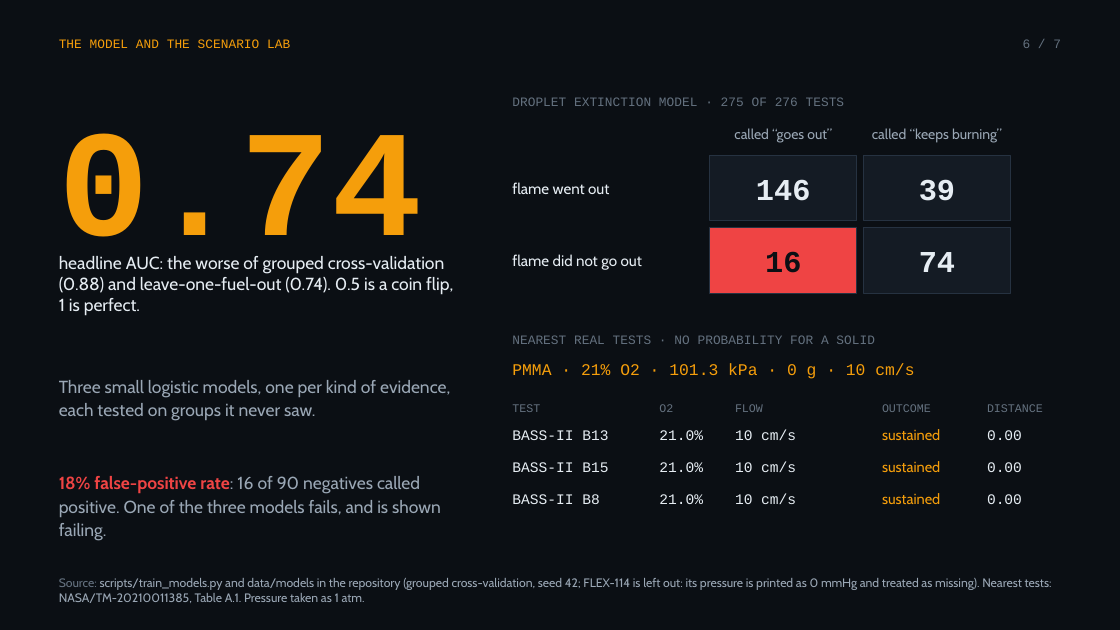
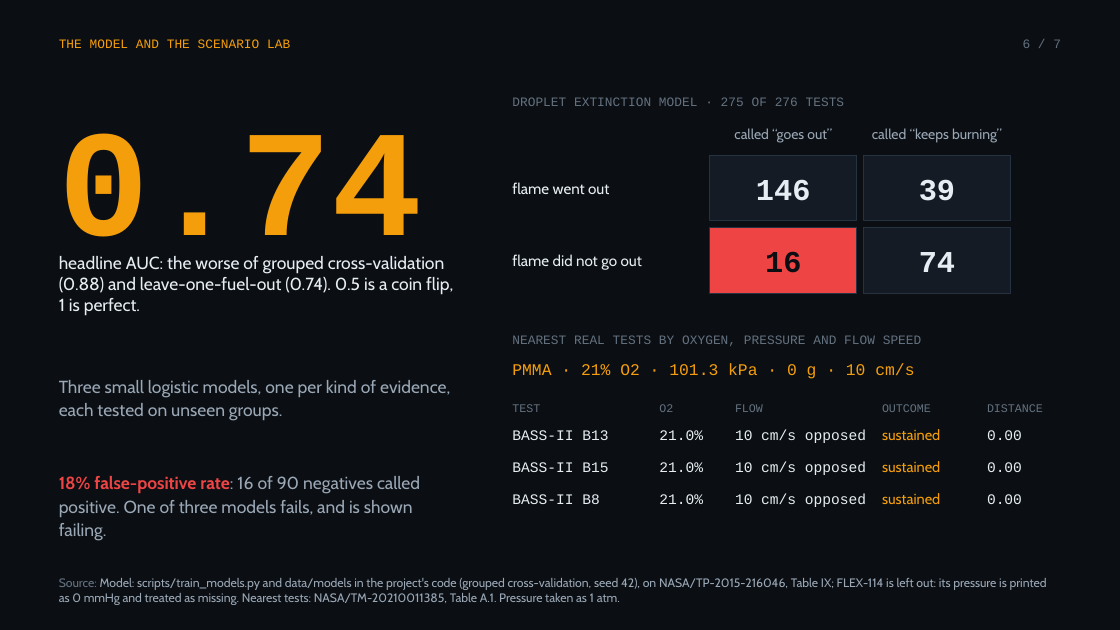
Before and after one commit to ZOGWORK/flamefall-analytics, a slide deck: slide 6 of docs/Flamefall-Analytics-deck.pptx. Drawn at 1120x630 pixels with LibreOffice and Linux fonts; fonts in the diff are those of the drawing. Boxes give left, top, right and bottom in pixels: in the first picture for what was removed or moved away, otherwise in the second. Text is boxed around its words. In the diff, an @@ line names an element or a change of style, - is before the commit and + after.

Commit message:
docs/Flamefall-Analytics-deck.pptx: rebuild with the corrected slides 2, 6 and 7

```diff
--- a/docs/Flamefall-Analytics-deck.pptx
+++ b/docs/Flamefall-Analytics-deck.pptx
@@ text at (512, 335, 922, 346): text changed @@
-NEAREST REAL TESTS · NO PROBABILITY FOR A SOLID
+NEAREST REAL TESTS BY OXYGEN, PRESSURE AND FLOW SPEED
@@ text at (59, 380, 450, 421): text changed @@
-Three small logistic models, one per kind of evidence, each tested on groups it never saw.
+Three small logistic models, one per kind of evidence, each tested on unseen groups.
@@ text at (735, 429, 866, 443): text changed @@
-10 cm/s
+10 cm/s opposed
@@ text at (59, 476, 420, 540): text changed @@
-18% false-positive rate: 16 of 90 negatives called positive. One of the three models fails, and is shown failing.
+18% false-positive rate: 16 of 90 negatives called positive. One of three models fails, and is shown failing.
@@ text at (735, 461, 866, 475): text changed @@
-10 cm/s
+10 cm/s opposed
@@ text at (735, 493, 866, 507): text changed @@
-10 cm/s
+10 cm/s opposed
@@ text at (59, 578, 1047, 605): text changed @@
-Source: scripts/train_models.py and data/models in the repository (grouped cross-validation, seed 42; FLEX-114 is left out: its pressure is printed as 0 mmHg and treated as missing). Nearest tests: NASA/TM-20210011385, Table A.1. Pressure taken as 1 atm.
+Source: Model: scripts/train_models.py and data/models in the project's code (grouped cross-validation, seed 42), on NASA/TP-2015-216046, Table IX; FLEX-114 is left out: its pressure is printed as 0 mmHg and treated as missing. Nearest tests: NASA/TM-20210011385, Table A.1. Pressure taken as 1 atm.
```
Also in this commit, not shown: 1 other slide changed.
